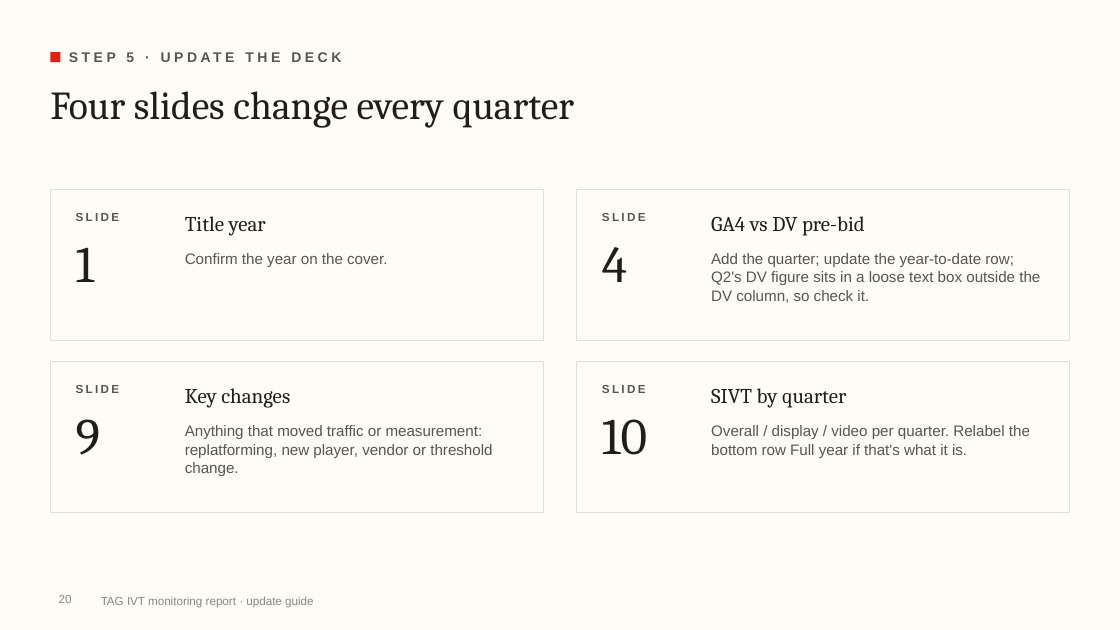
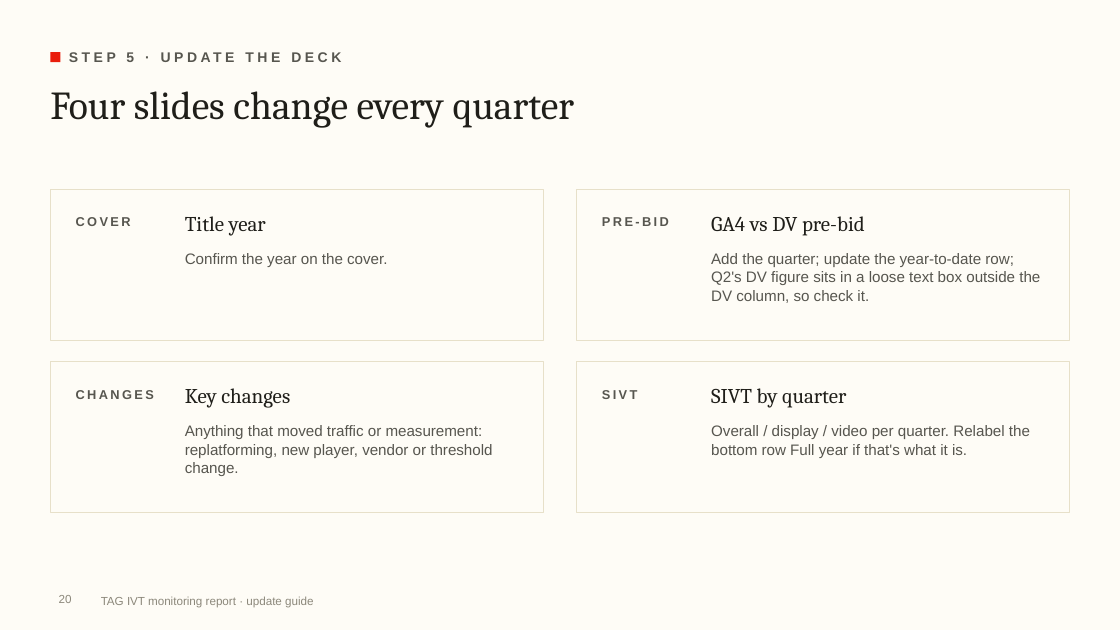
Before and after one commit to rogerhirano-nw/yield-dashboard, a slide deck: slide 20 of docs/TAG_IVT_Report_Update_Guide.pptx. Drawn at 1120x630 pixels with LibreOffice and Linux fonts; fonts in the diff are those of the drawing; background and template pictures are left out. Boxes give left, top, right and bottom in pixels: in the first picture for what was removed or moved away, otherwise in the second. Text is boxed around its words. In the diff, an @@ line names an element or a change of style, - is before the commit and + after.

```diff
--- a/docs/TAG_IVT_Report_Update_Guide.pptx
+++ b/docs/TAG_IVT_Report_Update_Guide.pptx
@@ text removed at (76, 213, 120, 221) @@
-SLIDE
@@ text added at (76, 217, 131, 226), 11 pt, text #57564F, bold @@
+COVER
@@ text removed at (602, 213, 646, 221) @@
-SLIDE
@@ text added at (602, 217, 669, 226), 11 pt, text #57564F, bold @@
+PRE-BID
@@ text removed at (76, 247, 95, 282) @@
-1
@@ text removed at (602, 247, 627, 282) @@
-4
@@ text removed at (76, 385, 120, 393) @@
-SLIDE
@@ text removed at (602, 385, 646, 393) @@
-SLIDE
@@ text removed at (76, 419, 101, 455) @@
-9
@@ text added at (76, 390, 154, 399), 11 pt, text #57564F, bold @@
+CHANGES
@@ text removed at (602, 419, 647, 455) @@
-10
@@ text added at (602, 390, 638, 399), 11 pt, text #57564F, bold @@
+SIVT
```
Also in this commit, not shown: 6 other slides changed, 1 other file.
